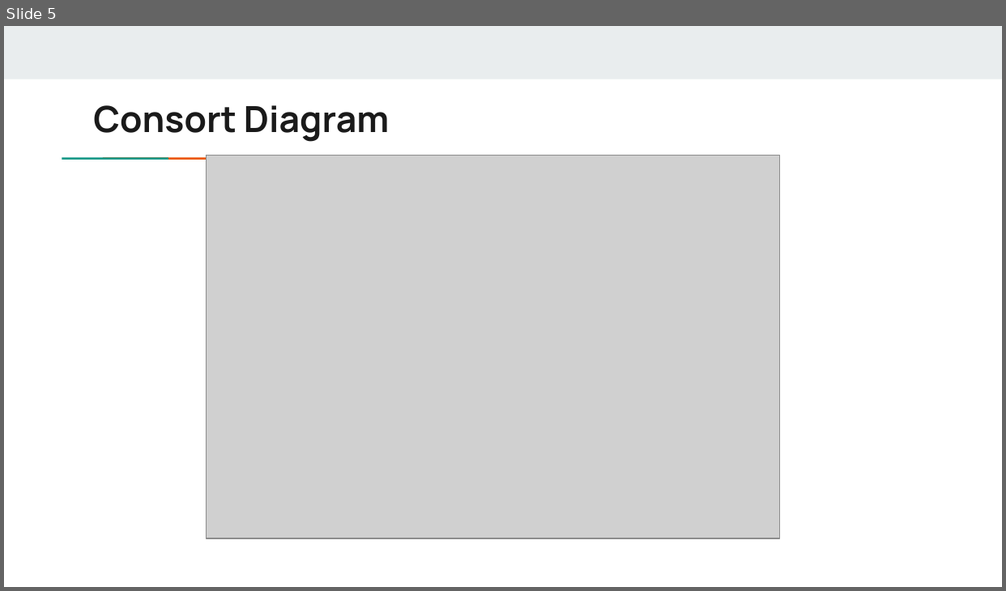
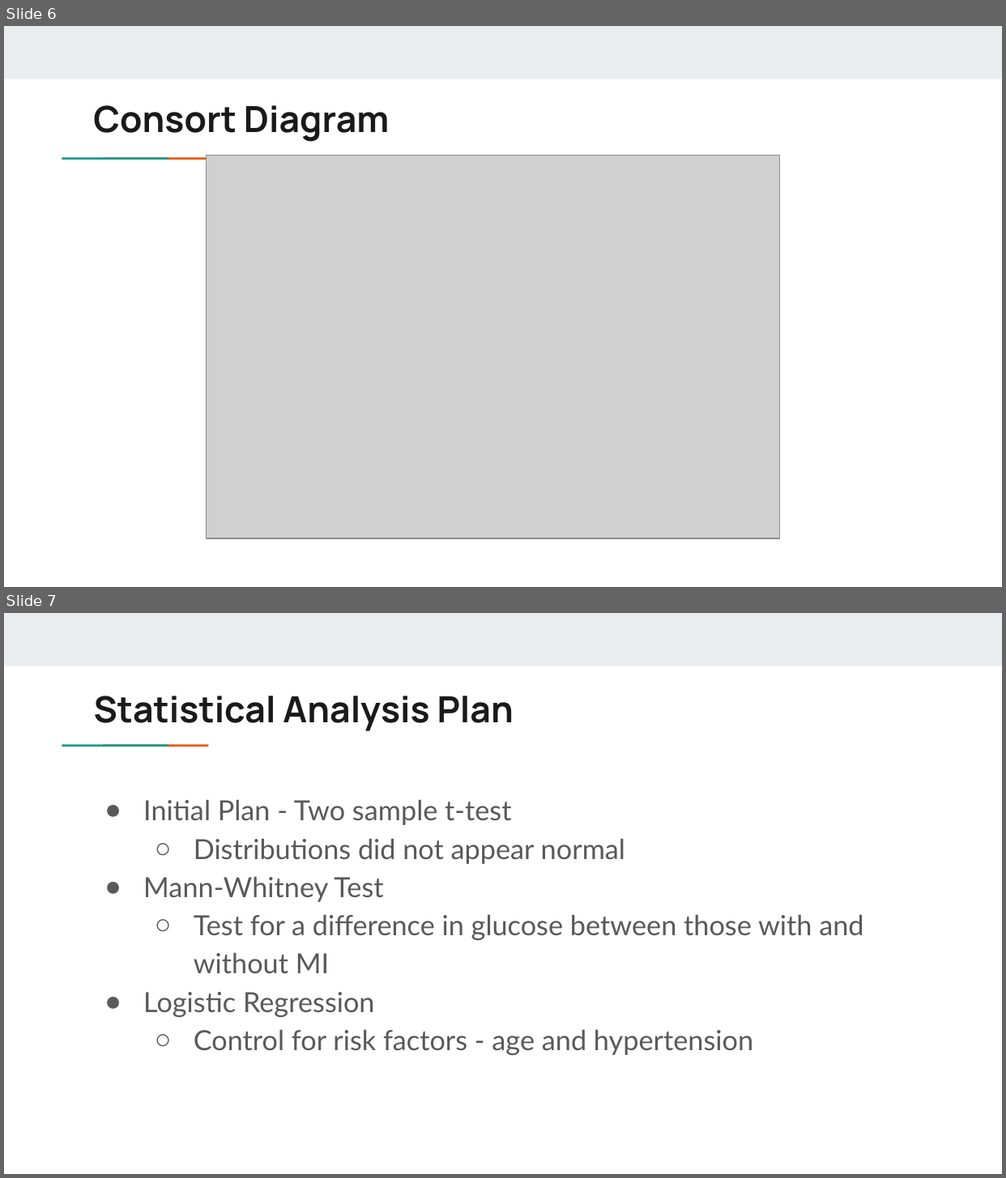
Before and after one commit to zrfrere/706_Glucose_vs_MI, a slide deck: Project 5_powerpoint.pptx. Shown one above the other, each under a label of ours: slide 5 before the commit, slides 6 and 7 after it. The pictures are 1006x591 and 1006x1178 pixels, drawn with LibreOffice and Linux fonts; fonts in the diff are those of the drawing; grey boxes stand for pictures. Boxes give left, top, right and bottom in pixels: in the first picture for what was removed or moved away, otherwise in the second. Text is boxed around its words. In the diff, an @@ line names an element or a change of style, - is before the commit and + after.

```diff
--- a/Project 5_powerpoint.pptx
+++ b/Project 5_powerpoint.pptx
@@ slide 7 added at (4, 613, 1002, 1174), background #FFFFFF; not listed: 3 template elements that a slide beside it also shows @@
@@ title added at (94, 696, 513, 731), 26 pt, text #1A1A1A, bold @@
+Statistical Analysis Plan
@@ text added at (143, 800, 863, 1055), 20 pt, text #595959 @@
+● Initial Plan - Two sample t-test
+  ○ Distributions did not appear normal
+● Mann-Whitney Test
+  ○ Test for a difference in glucose between those with and without MI
+● Logistic Regression
+  ○ Control for risk factors - age and hypertension
@@ what was slide 5 is now slide 6 @@
```
Also in this commit, not shown: 5 slides changed, 3 other slides added, 1 slide removed.
